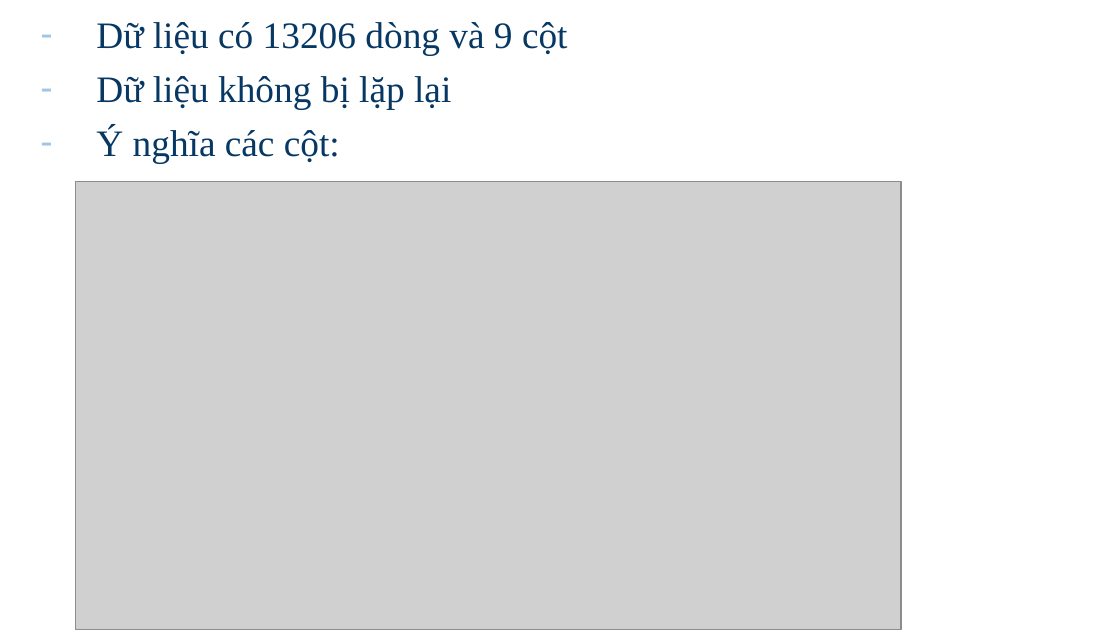
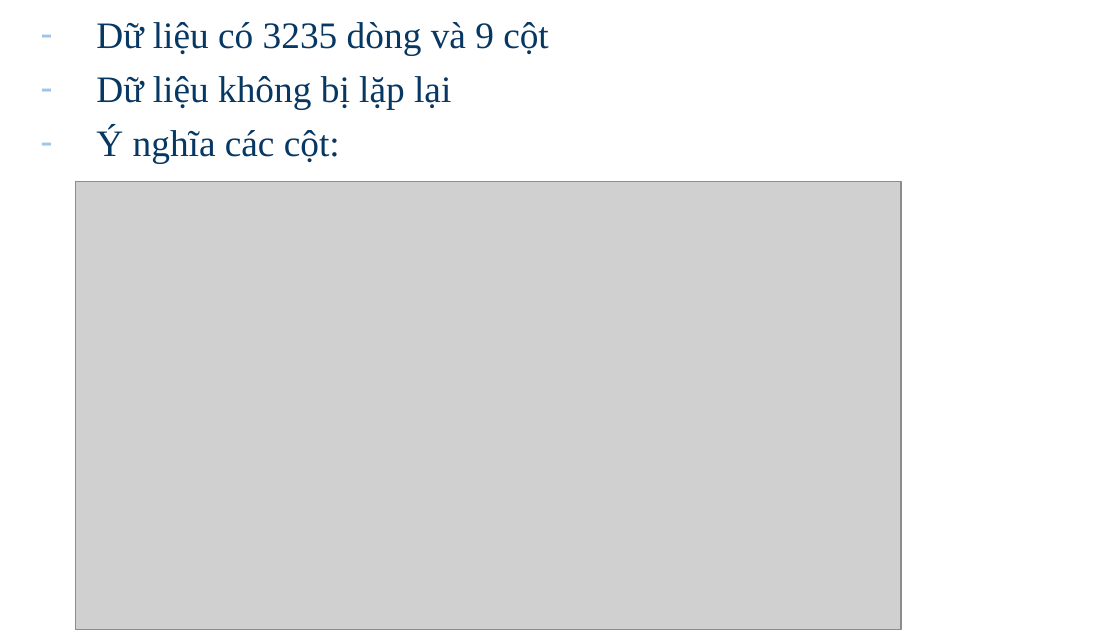
Before and after one commit to lethanhson1504/datascience-project-group16, a slide deck: slide 8 of Slide.pptx. Drawn at 1120x630 pixels with LibreOffice and Linux fonts; fonts in the diff are those of the drawing; grey boxes stand for pictures; background and template pictures are left out. Boxes give left, top, right and bottom in pixels: in the first picture for what was removed or moved away, otherwise in the second. Text is boxed around its words. In the diff, an @@ line names an element or a change of style, - is before the commit and + after.

```diff
--- a/Slide.pptx
+++ b/Slide.pptx
@@ text at (96, 22, 549, 55): text changed @@
-– Dữ liệu có 13206 dòng và 9 cột
+– Dữ liệu có 3235 dòng và 9 cột
```
Also in this commit, not shown: 12 other slides changed, 4 slides added, 1 slide removed, 3 other files.
